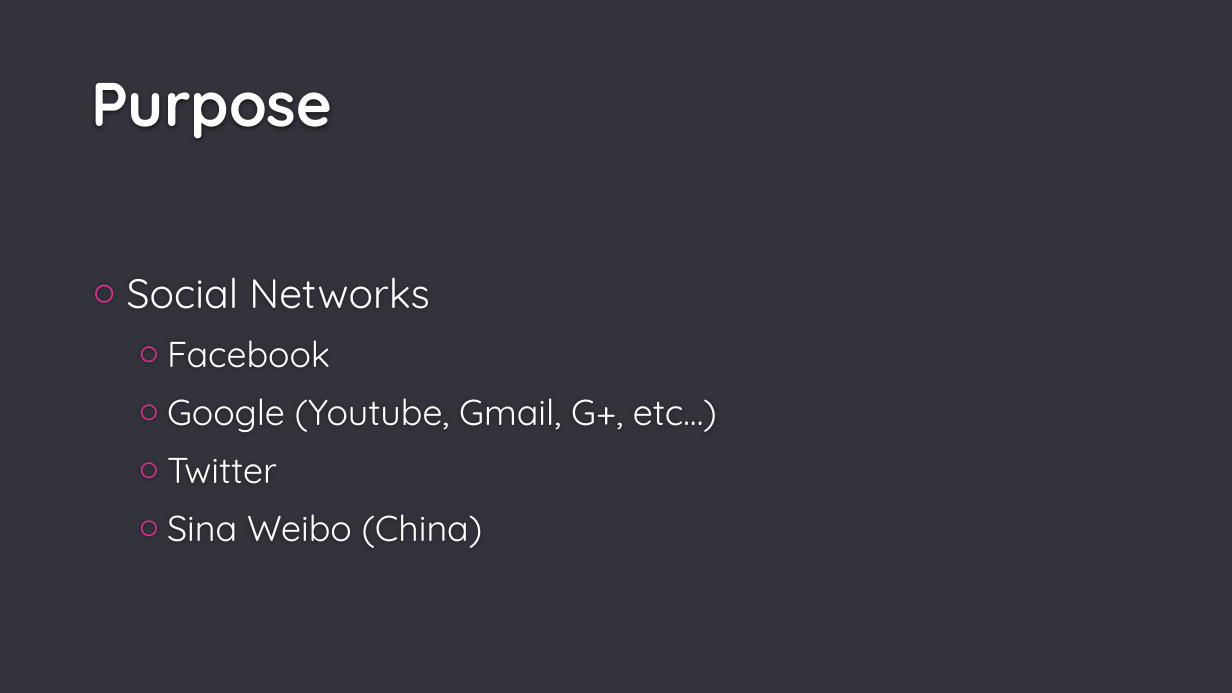
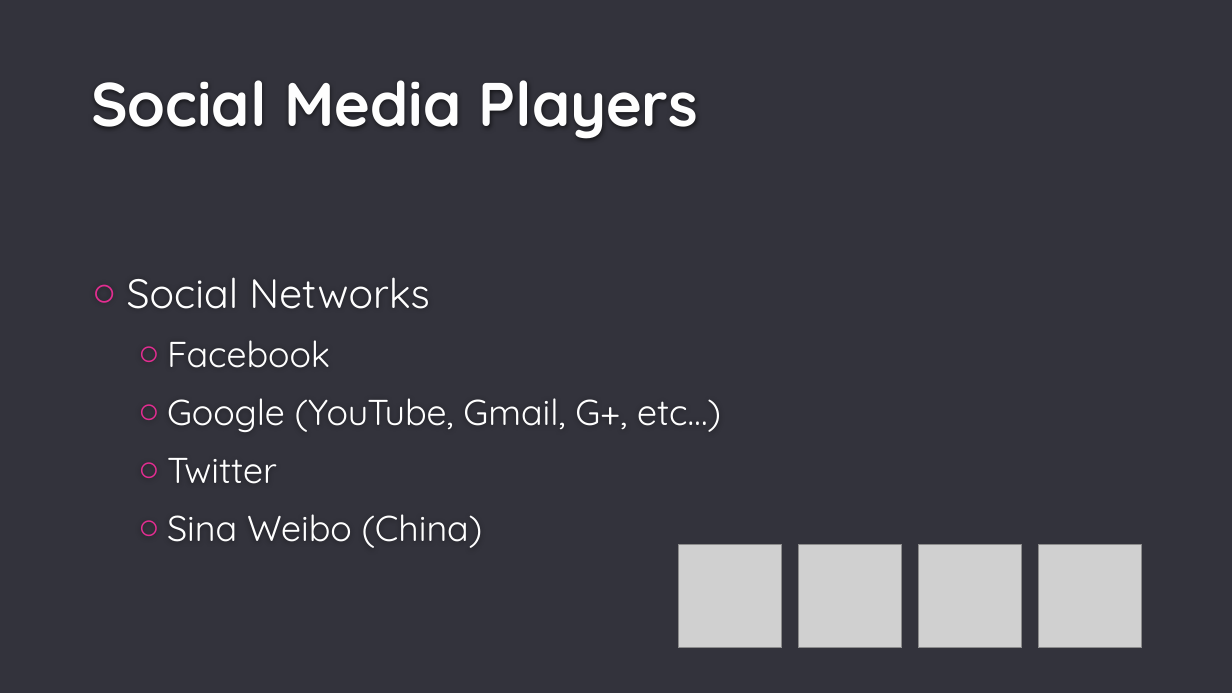
Before and after one commit to TorontoMobileDevelopers/Presentations, a slide deck: slide 13 of 2017-11_21_The_Importance_of_Social_Login/The importance of social login.pptx. Drawn at 1232x693 pixels with LibreOffice and Linux fonts; fonts in the diff are those of the drawing; grey boxes stand for pictures; background and template pictures are left out. Boxes give left, top, right and bottom in pixels: in the first picture for what was removed or moved away, otherwise in the second. Text is boxed around its words. In the diff, an @@ line names an element or a change of style, - is before the commit and + after.

```diff
--- a/2017-11_21_The_Importance_of_Social_Login/The importance of social login.pptx
+++ b/2017-11_21_The_Importance_of_Social_Login/The importance of social login.pptx
@@ title at (91, 80, 698, 139): text changed @@
-Purpose
+Social Media Players
@@ text at (167, 398, 721, 432): text changed @@
-  ○ Google (Youtube, Gmail, G+, etc…)
+  ○ Google (YouTube, Gmail, G+, etc…)
@@ picture added at (678, 544, 782, 648) @@
@@ picture added at (799, 544, 902, 648) @@
@@ picture added at (919, 544, 1022, 648) @@
@@ picture added at (1039, 544, 1142, 648) @@
```
Also in this commit, not shown: 1 other slide changed.
